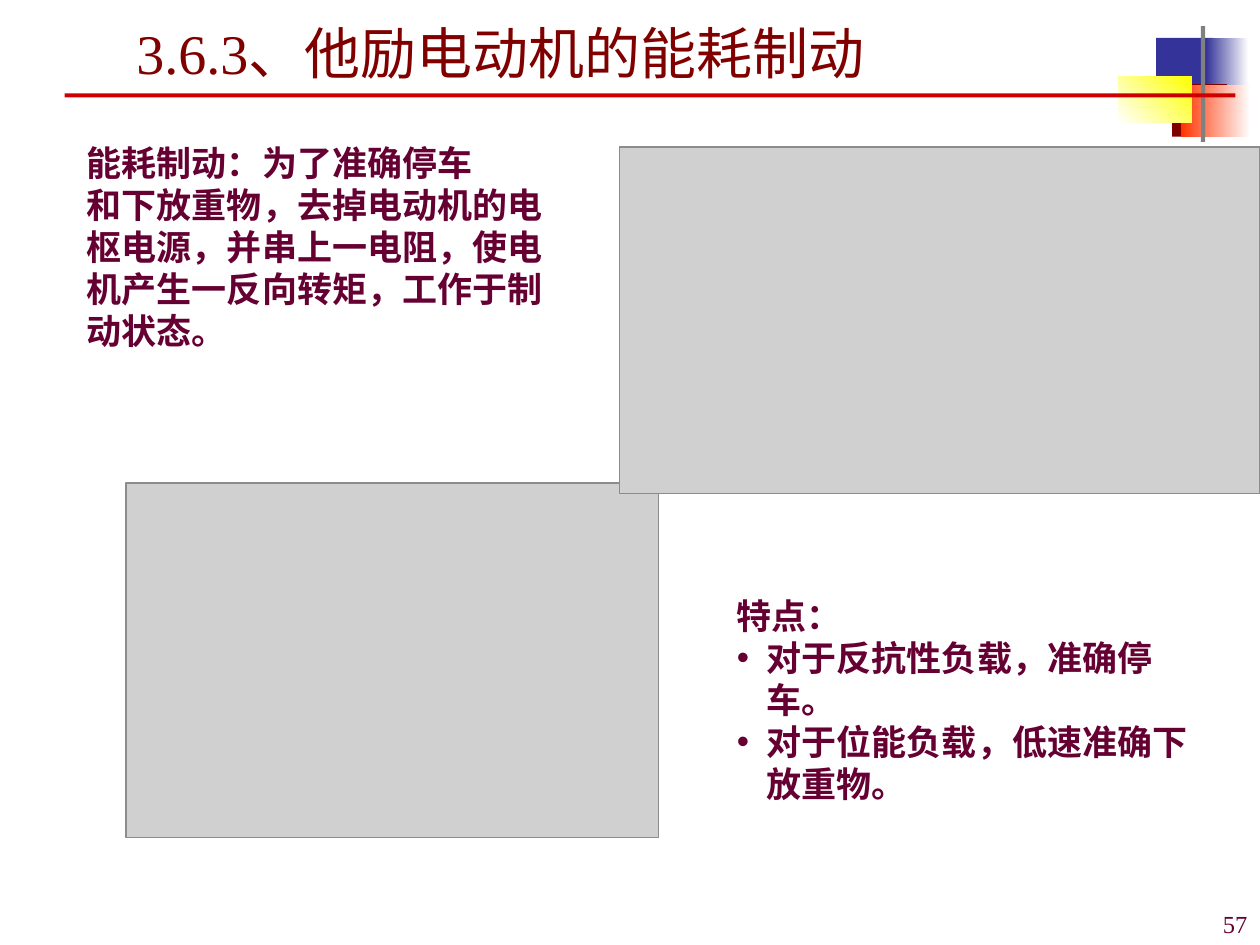
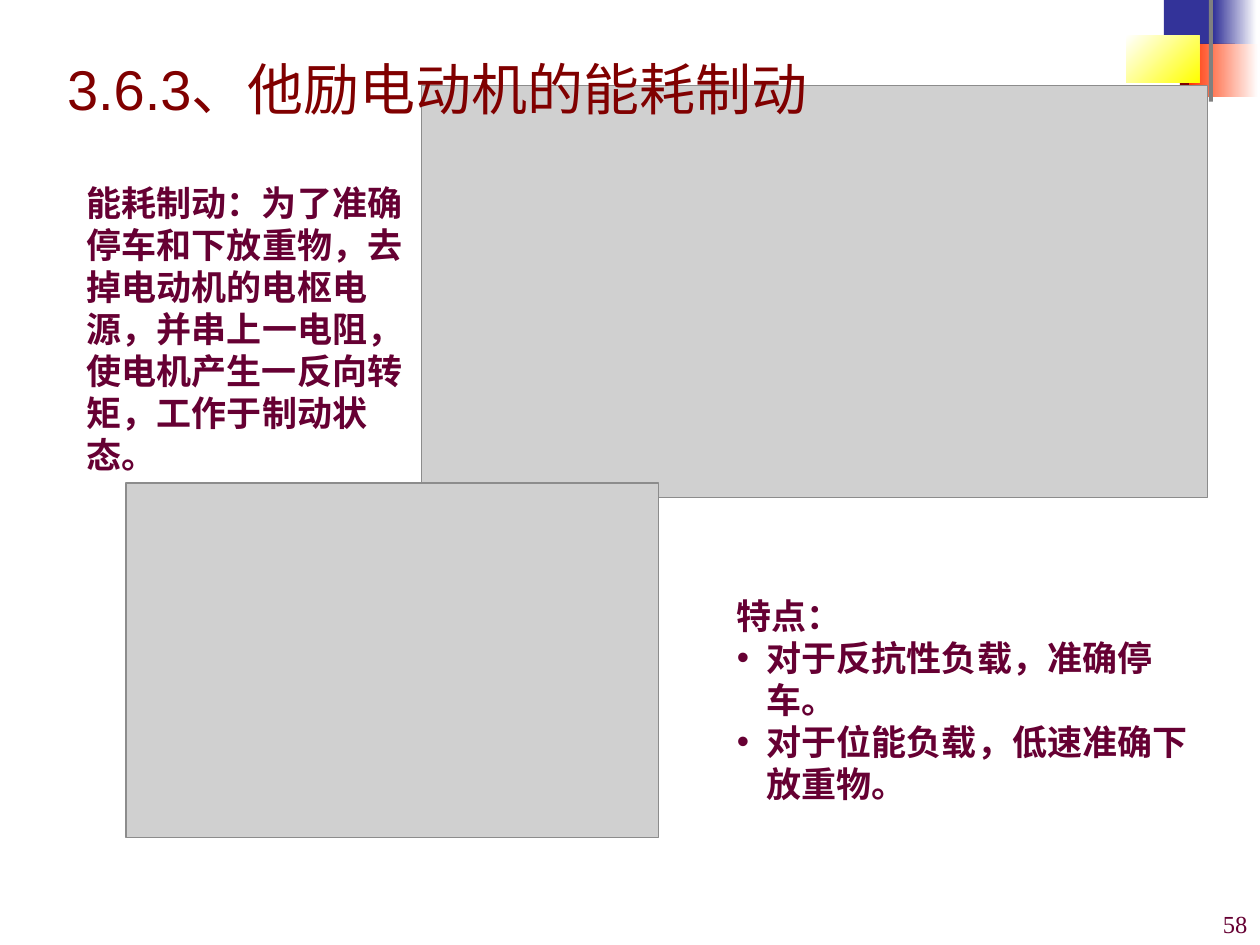
Before and after one commit to origin2007/mechatronic_transmission_control, a slide deck: slide 58 of 课件/机电传动控制3-直流电机.ppt (slide 57 before the commit). Drawn at 1260x945 pixels with LibreOffice and Linux fonts; fonts in the diff are those of the drawing; grey boxes stand for pictures; background and template pictures are left out. Boxes give left, top, right and bottom in pixels: in the first picture for what was removed or moved away, otherwise in the second. Text is boxed around its words. In the diff, an @@ line names an element or a change of style, - is before the commit and + after.

```diff
--- a/课件/机电传动控制3-直流电机.ppt
+++ b/课件/机电传动控制3-直流电机.ppt
@@ 5 rectangles: place and size @@
-5 rectangles at bbox=[1119, 26, 1249, 142]
+5 rectangles at bbox=[1126, 0, 1256, 102]
@@ rectangle at bbox=[1213, 0, 1256, 49]: fill gradient #FFFFFF to #333399 to gradient #333399 to #FFFFFF @@
@@ title "3.6.3、他励电动机的能耗制动": place and size @@
-title "3.6.3、他励电动机的能耗制动" at bbox=[136, 31, 864, 79]
+title "3.6.3、他励电动机的能耗制动" at bbox=[67, 66, 808, 121]
@@ title "3.6.3、他励电动机的能耗制动" at bbox=[67, 66, 808, 121]: font Times New Roman to Arial @@
@@ rectangle: place and size @@
-rectangle at bbox=[1181, 84, 1250, 136]
+rectangle at bbox=[1189, 44, 1259, 96]
@@ picture: place and size @@
-picture at bbox=[620, 147, 1260, 494]
+picture at bbox=[422, 86, 1207, 498]
@@ line removed from (64, 96) to (1235, 96) @@
@@ text at bbox=[87, 186, 403, 431]: text changed @@
-能耗制动：为了准确停车
-和下放重物，去掉电动机的电枢电源，并串上一电阻，使电机产生一反向转矩，工作于制动状态。
+能耗制动：为了准确停车和下放重物，去掉电动机的电枢电源，并串上一电阻，使电机产生一反向转矩，工作于制动状态。
@@ page number at bbox=[1223, 916, 1248, 934]: text changed @@
-57
+58
```
Also in this commit, not shown: 61 other slides changed, 1 slide added.
